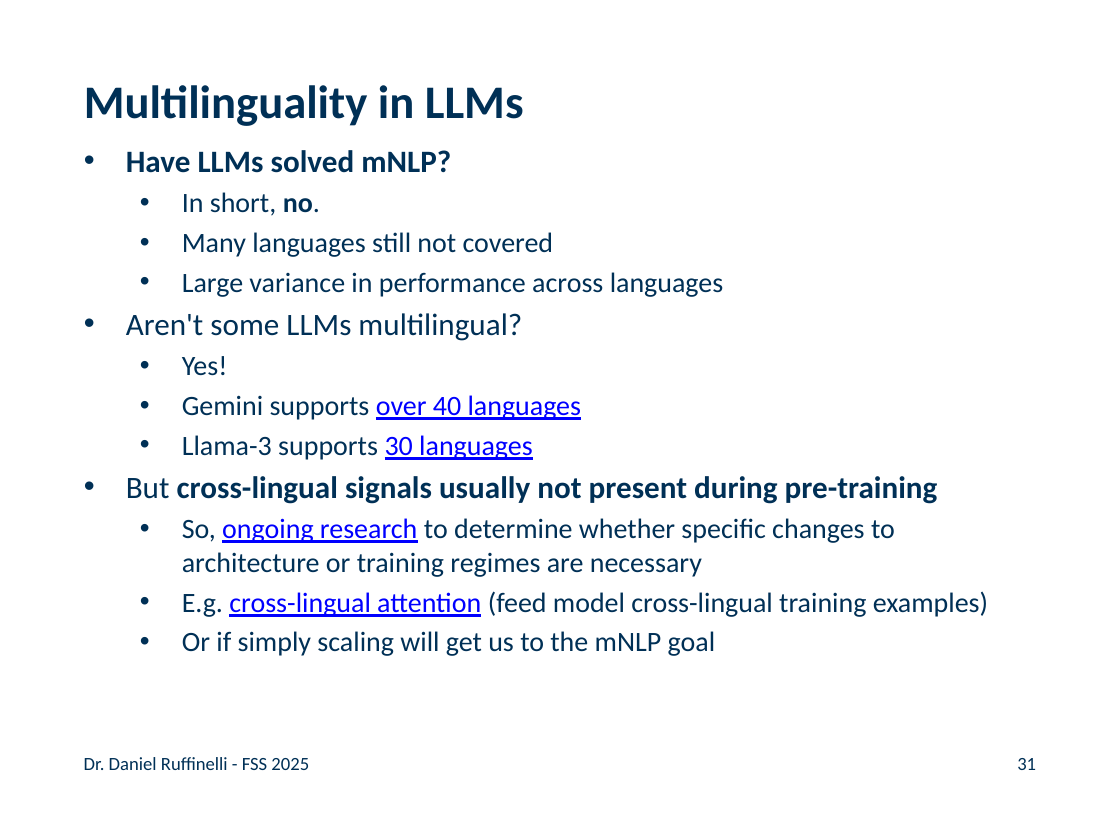
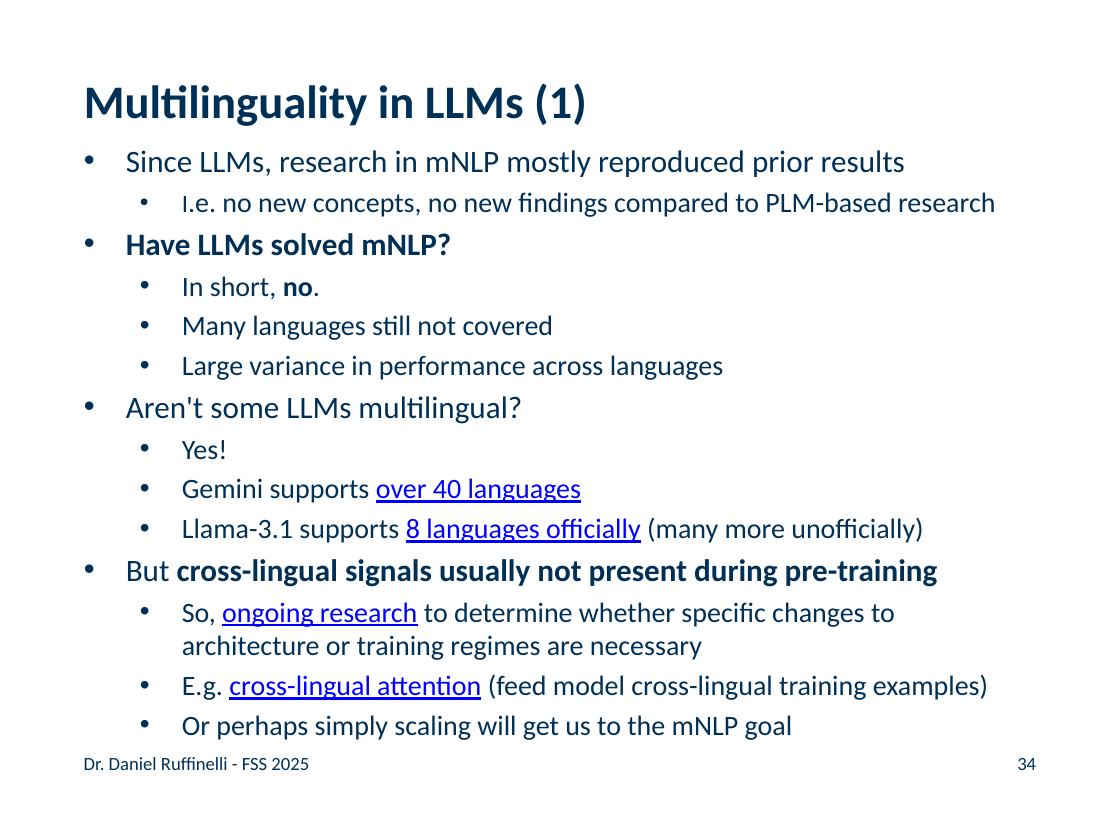
Before and after one commit to rufex2001/teaching_llms, a slide deck: slide 34 of lectures/09_multilingual_nlp/09_multilingual_nlp.pptx (slide 31 before the commit). Drawn at 1120x840 pixels with LibreOffice and Linux fonts; fonts in the diff are those of the drawing; background and template pictures are left out. Boxes give left, top, right and bottom in pixels: in the first picture for what was removed or moved away, otherwise in the second. Text is boxed around its words. In the diff, an @@ line names an element or a change of style, - is before the commit and + after.

```diff
--- a/lectures/09_multilingual_nlp/09_multilingual_nlp.pptx
+++ b/lectures/09_multilingual_nlp/09_multilingual_nlp.pptx
@@ title at <box>84,83,587,126</box>: text changed @@
-Multilinguality in LLMs
+Multilinguality in LLMs (1)
@@ text at <box>126,150,995,217</box>: paragraphs added @@
+• Since LLMs, research in mNLP mostly reproduced prior results
+  • I.e. no new concepts, no new findings compared to PLM-based research
@@ text at <box>182,517,923,543</box>: text changed @@
-  • Llama-3 supports 30 languages
+  • Llama-3.1 supports 8 languages officially (many more unofficially)
@@ text at <box>182,715,793,740</box>: text changed @@
-  • Or if simply scaling will get us to the mNLP goal
+  • Or perhaps simply scaling will get us to the mNLP goal
@@ page number at <box>1017,758,1036,770</box>: text changed @@
-31
+34
```
Also in this commit, not shown: 10 other slides changed, 4 slides added, 13 other files.
